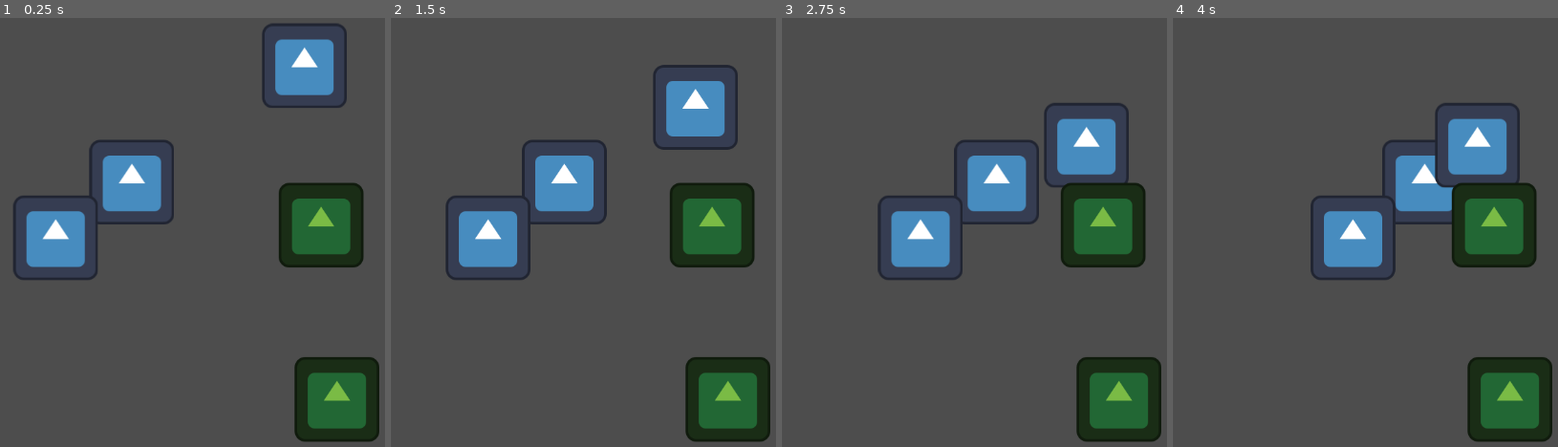
Above: before the commit, frames 1-4 (left to right).
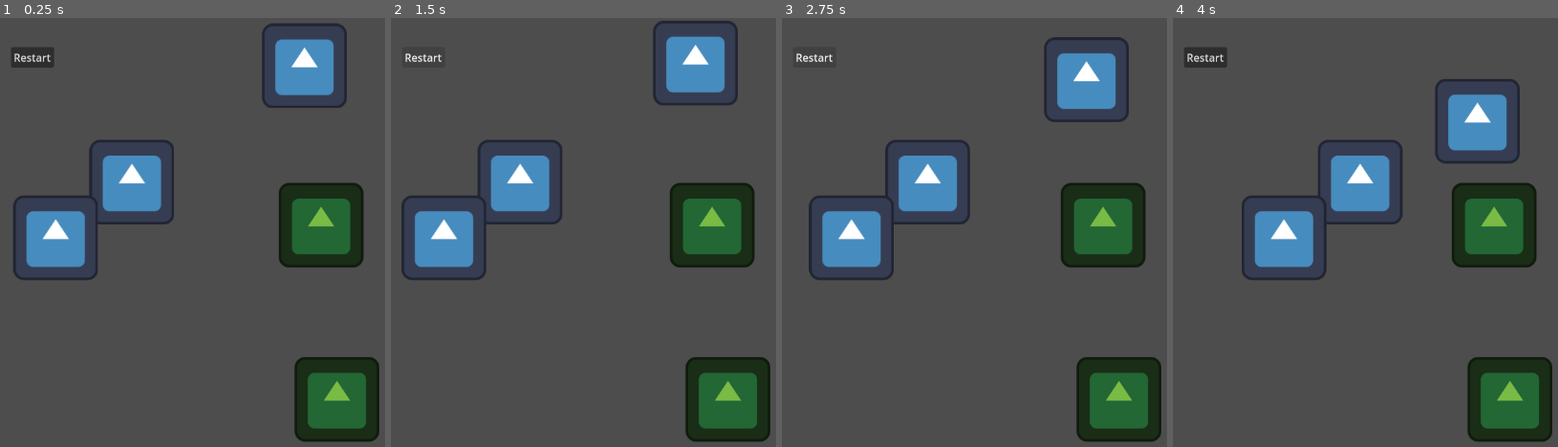
Above: after the commit, the same moments.

Repository: rsthtx/ddu-2023
Game: Godot game, scene res://obstacle_destruction/main.tscn
The game is run twice, just before and just after one commit, with the same random seed, the same clock (stepped at 60 frames per second) and the same inputs. The engine's default icon, where the game draws it, is replaced by a stand-in: a white triangle on a blue panel in a dark square.
Inputs (mouse positions are in pixels of both pictures, inside the frame that each line leads up to):
- Up to frame 1 (0.25 s): no input
- Up to frame 2 (1.5 s): click (421, 56) at 0.5 s, where only the run after the commit has a clickable "Restart"; click (421, 56) at 1.25 s, where only the run after the commit has a clickable "Restart"
- Up to frame 3 (2.75 s): click (812, 56) at 2 s, where only the run after the commit has a clickable "Restart"
- Up to frame 4 (4 s): move the mouse to (outside the picture) at 2.77 s; click (outside the picture) at 2.92 s; move the mouse to (1384, 253) at 3.52 s; click (1384, 253) at 3.67 s

The runs differ from the first frame. In frame 1, 0.5% of the frame differs, in the area x 2-14%, y 6-12%; in frame 2, 11%; in frame 3, 14%, in the area x 3-91%, y 4-62%; in frame 4, 12%.

Commit message:
Add restart button to obstacle destruction demo

Diff:
--- /dev/null
+++ b/ddu_godot_demo/obstacle_destruction/main.gd
@@ -0,0 +1,4 @@
+extends Node2D
+
+func _on_restart_button_pressed() -> void:
+	get_tree().reload_current_scene()
--- a/ddu_godot_demo/obstacle_destruction/main.tscn
+++ b/ddu_godot_demo/obstacle_destruction/main.tscn
@@ -1,9 +1,11 @@
-[gd_scene load_steps=3 format=3 uid="uid://bwr5j0fir4q0y"]
+[gd_scene load_steps=4 format=3 uid="uid://bwr5j0fir4q0y"]
 
+[ext_resource type="Script" path="res://obstacle_destruction/main.gd" id="1_suiio"]
 [ext_resource type="PackedScene" uid="uid://cc00ebb3itk76" path="res://obstacle_destruction/player.tscn" id="1_ucofq"]
 [ext_resource type="PackedScene" uid="uid://c5xws2mcwucdu" path="res://obstacle_destruction/obstacle.tscn" id="2_716js"]
 
 [node name="Main" type="Node2D"]
+script = ExtResource("1_suiio")
 
 [node name="Player" parent="." instance=ExtResource("1_ucofq")]
 position = Vector2(214, 248)
@@ -20,3 +22,12 @@
 
 [node name="Obstacle2" parent="." instance=ExtResource("2_716js")]
 position = Vector2(536, 576)
+
+[node name="RestartButton" type="Button" parent="."]
+offset_left = 44.0
+offset_top = 44.0
+offset_right = 109.0
+offset_bottom = 75.0
+text = "Restart"
+
+[connection signal="pressed" from="RestartButton" to="." method="_on_restart_button_pressed"]
Not shown, changed: builds/web/obstacle_destruction/index.html
Not shown, changed: builds/web/obstacle_destruction/index.pck
